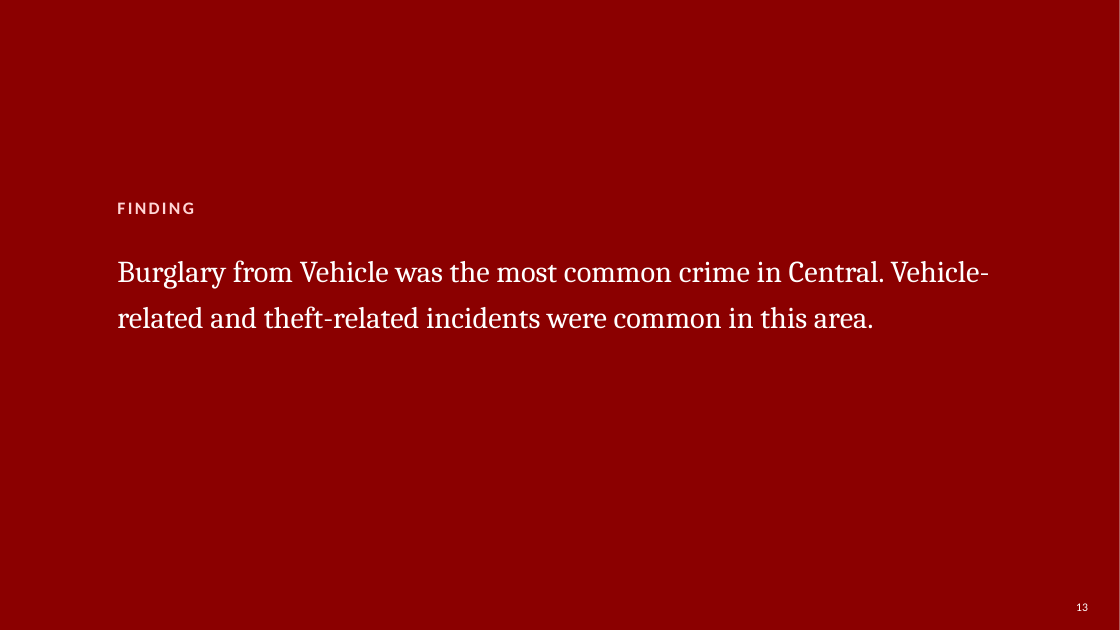
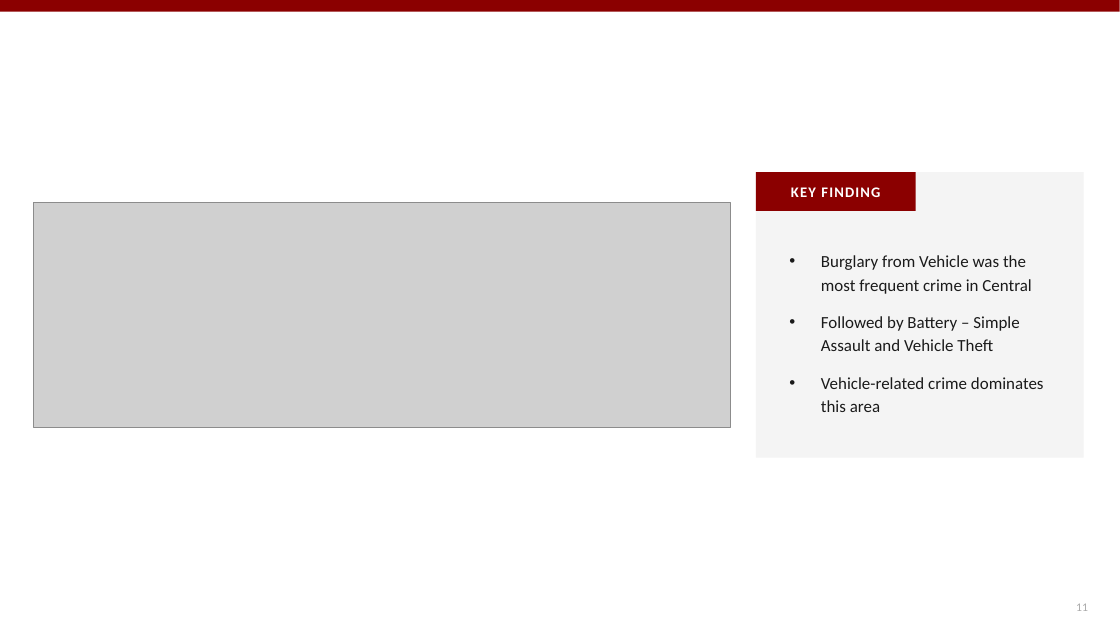
Before and after one commit to fatimaawachi/Analyzing-Crimes-in-LA-2020-2025-, a slide deck: slide 11 of Fatima_awachi_EDA_Project_Presentation.pptx (slide 13 before the commit). Drawn at 1120x630 pixels with LibreOffice and Linux fonts; fonts in the diff are those of the drawing; grey boxes stand for pictures. Boxes give left, top, right and bottom in pixels: in the first picture for what was removed or moved away, otherwise in the second. Text is boxed around its words. In the diff, an @@ line names an element or a change of style, - is before the commit and + after.

```diff
--- a/Fatima_awachi_EDA_Project_Presentation.pptx
+++ b/Fatima_awachi_EDA_Project_Presentation.pptx
@@ rectangle removed at box(0, 0, 1120, 630) @@
@@ rectangle added at box(0, 0, 1120, 12), fill #8B0000 @@
@@ rectangle added at box(756, 172, 1084, 458), fill #F4F4F4 @@
@@ rectangle added at box(756, 172, 916, 211), fill #8B0000 @@
@@ picture added at box(34, 202, 731, 427) @@
@@ text at box(791, 187, 880, 197): text changed; size 15 to 12.5 pt; text colour #FFD6D6 to #FFFFFF @@
-FINDING
+KEY FINDING
@@ text at box(821, 255, 1044, 412): text changed; size 26 to 14.5 pt; font Cambria to Calibri; text colour #FFFFFF to #1A1A1A @@
-Burglary from Vehicle was the most common crime in Central. Vehicle-related and theft-related incidents were common in this area.
+• Burglary from Vehicle was the most frequent crime in Central
+• Followed by Battery – Simple Assault and Vehicle Theft
+• Vehicle-related crime dominates this area
@@ text at box(1076, 603, 1088, 611): text changed; text colour #FFFFFF to #AAAAAA @@
-13
+11
```
Also in this commit, not shown: 9 other slides changed, 5 slides added, 6 slides removed, 2 other files.
